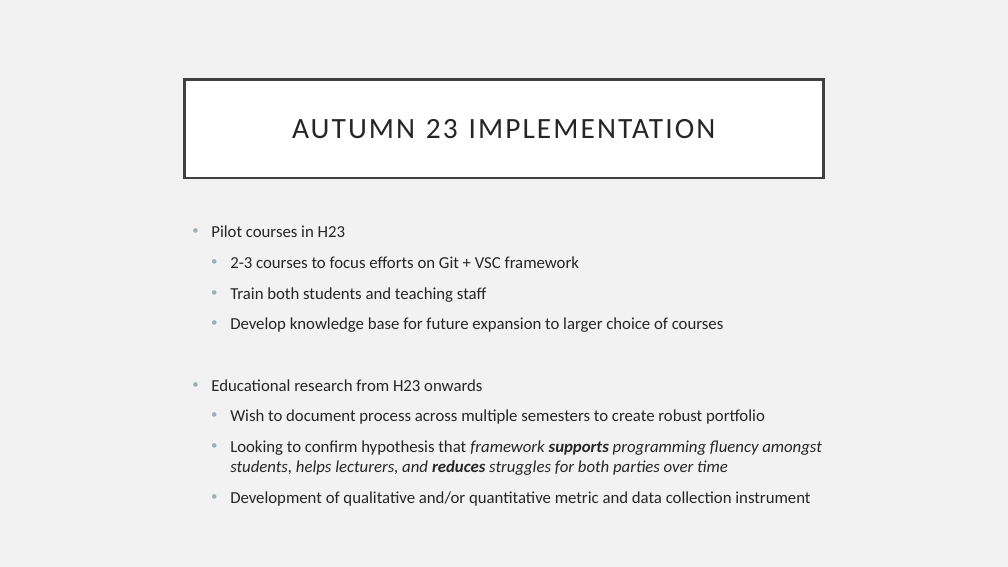
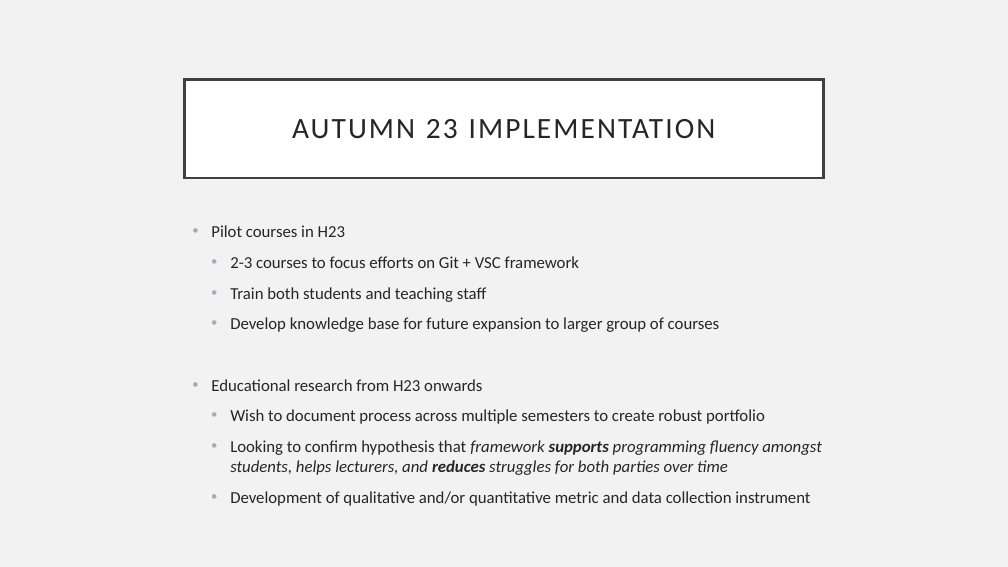
Before and after one commit to julienweihs/GEOF, a slide deck: slide 12 of Presentations/GitVSC_Edinburgh2306.pptx. Drawn at 1008x567 pixels with LibreOffice and Linux fonts; fonts in the diff are those of the drawing. Boxes give left, top, right and bottom in pixels: in the first picture for what was removed or moved away, otherwise in the second. Text is boxed around its words. In the diff, an @@ line names an element or a change of style, - is before the commit and + after.

```diff
--- a/Presentations/GitVSC_Edinburgh2306.pptx
+++ b/Presentations/GitVSC_Edinburgh2306.pptx
@@ text at [230,317,720,332]: text changed @@
-    • Develop knowledge base for future expansion to larger choice of courses
+    • Develop knowledge base for future expansion to larger group of courses
```
Also in this commit, not shown: 4 other slides changed, 2 other files.
